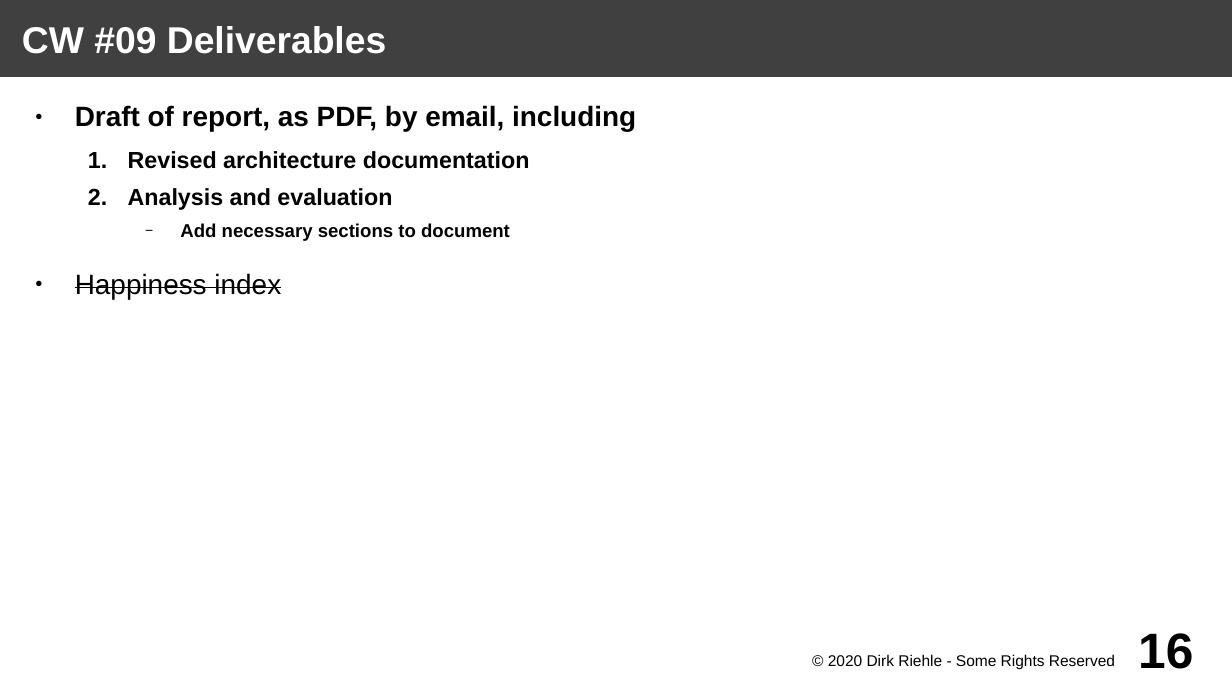
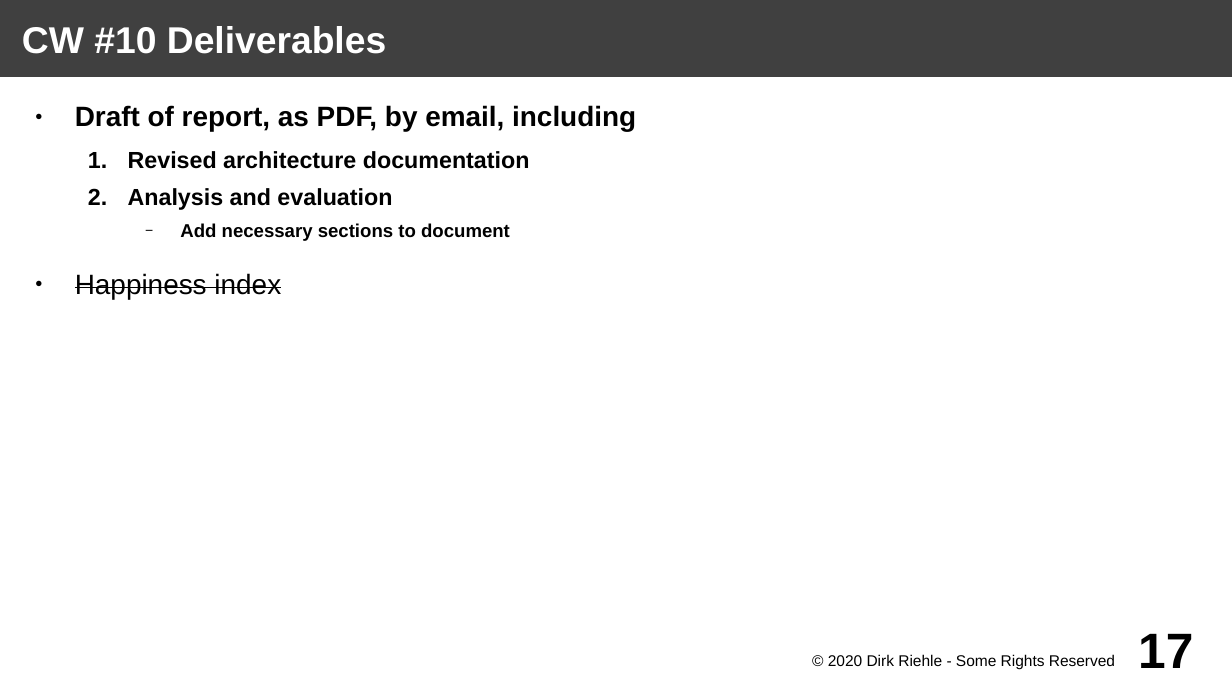
Before and after one commit to dirkriehle/arch-course, a slide deck: slide 17 of Lecture slides (project)/ARCH-PROJ A02 - Project Schedule.odp (slide 16 before the commit). Drawn at 1232x693 pixels with LibreOffice and Linux fonts; fonts in the diff are those of the drawing. Boxes give left, top, right and bottom in pixels: in the first picture for what was removed or moved away, otherwise in the second. Text is boxed around its words. In the diff, an @@ line names an element or a change of style, - is before the commit and + after.

Commit message:
Fixed typo, moved deliverable cw#09 to cw#10.

```diff
--- a/Lecture slides (project)/ARCH-PROJ A02 - Project Schedule.odp
+++ b/Lecture slides (project)/ARCH-PROJ A02 - Project Schedule.odp
@@ title at (22,26,386,54): text changed @@
-CW #09 Deliverables
+CW #10 Deliverables
@@ page number at (1138,633,1193,668): text changed @@
-16
+17
```
Also in this commit, not shown: 2 other slides changed, 3 other files.
